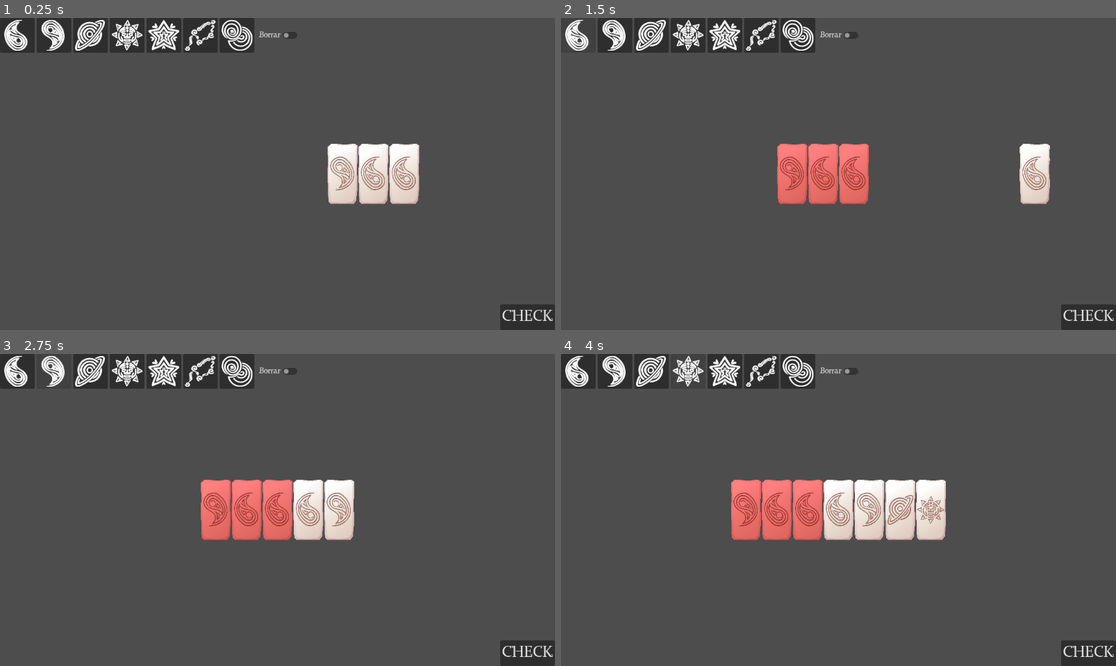
Above: before the commit, frames 1-4 (two rows, left to right).
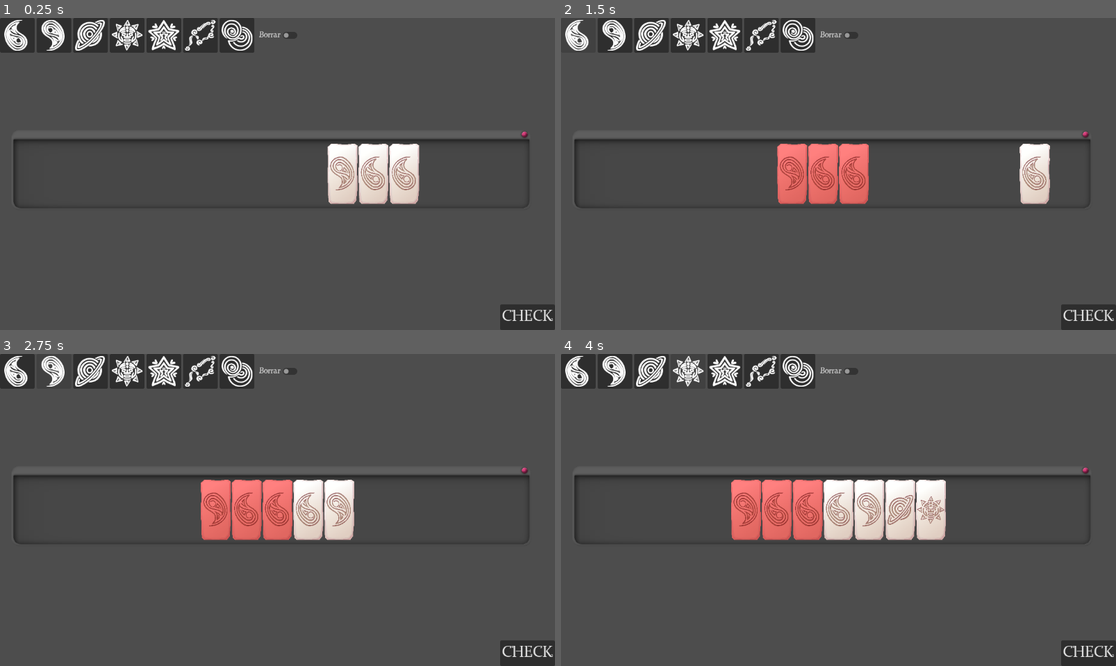
Above: after the commit, the same moments.

Repository: Wendfrey/minijam_210_astral
Game: Godot game, scene res://demo_world.tscn
Two runs of this game, one before a commit and one after it. Both use one fixed random seed, a clock stepped at 60 frames per second and the inputs below. This scene is started directly instead of the project's main scene.
Inputs (mouse positions are in pixels of both pictures, inside the frame that each line leads up to):
- Up to frame 1 (0.25 s): no input
- Up to frame 2 (1.5 s): click "CHECK" at 0.5 s; click (577, 36) at 1.27 s
- Up to frame 3 (2.75 s): click (55, 372) at 2 s
- Up to frame 4 (4 s): click (649, 372) at 2.75 s; click (688, 372) at 3.5 s

The runs differ from the first frame. In frame 1, 0.9% of the frame differs, in the area x 2-96%, y 36-61%; in frame 2, 0.9%; in frame 3, 0.9%; in frame 4, 0.9%.

Commit message:
Nuestro nuevo OS MayaDOS

Diff:
--- a/minijam-210-astral/Scenes/Nivel.tscn
+++ b/minijam-210-astral/Scenes/Nivel.tscn
@@ -2,6 +2,7 @@
 
 [ext_resource type="Script" uid="uid://dp4el8r0ad4ik" path="res://Scenes/interact.gd" id="1_cxw1l"]
 [ext_resource type="PackedScene" uid="uid://csjyu5taxo1po" path="res://test_world.tscn" id="1_neig4"]
+[ext_resource type="Texture2D" uid="uid://ddrie1w0cupkp" path="res://assets/img/mayados.png" id="3_i2q11"]
 [ext_resource type="PackedScene" uid="uid://cxqlpip4dl8pm" path="res://assets/models/level.fbx" id="3_pvqg1"]
 [ext_resource type="Script" uid="uid://d2jihk5atxub7" path="res://scripts/LevelCameraControls.gd" id="4_c7umo"]
 [ext_resource type="Texture2D" uid="uid://duhyj44dwll5s" path="res://assets/img/stars.png" id="5_mr7q5"]
@@ -115,7 +116,7 @@
 tracks/2/interp = 1
 tracks/2/loop_wrap = true
 tracks/2/keys = {
-"times": PackedFloat32Array(0, 3),
+"times": PackedFloat32Array(0, 2.5333333),
 "transitions": PackedFloat32Array(1, 1),
 "update": 1,
 "values": [false, false]
@@ -516,10 +517,34 @@
 "update": 1,
 "values": [null]
 }
+tracks/23/type = "value"
+tracks/23/imported = false
+tracks/23/enabled = true
+tracks/23/path = NodePath("WorldEnvironment/level/Monitor/MonitorScreen/Screen/SubViewport/MayaDos:modulate")
+tracks/23/interp = 1
+tracks/23/loop_wrap = true
+tracks/23/keys = {
+"times": PackedFloat32Array(0),
+"transitions": PackedFloat32Array(1),
+"update": 0,
+"values": [Color(0, 0, 0, 1)]
+}
+tracks/24/type = "value"
+tracks/24/imported = false
+tracks/24/enabled = true
+tracks/24/path = NodePath("WorldEnvironment/level/Monitor/MonitorScreen/Screen/SubViewport/MayaDos:z_index")
+tracks/24/interp = 1
+tracks/24/loop_wrap = true
+tracks/24/keys = {
+"times": PackedFloat32Array(0),
+"transitions": PackedFloat32Array(1),
+"update": 1,
+"values": [3000]
+}
 
 [sub_resource type="Animation" id="Animation_8xpys"]
 resource_name = "start"
-length = 11.0
+length = 11.5
 tracks/0/type = "value"
 tracks/0/imported = false
 tracks/0/enabled = true
@@ -796,6 +821,30 @@
 "update": 1,
 "values": [null]
 }
+tracks/23/type = "value"
+tracks/23/imported = false
+tracks/23/enabled = true
+tracks/23/path = NodePath("WorldEnvironment/level/Monitor/MonitorScreen/Screen/SubViewport/MayaDos:modulate")
+tracks/23/interp = 1
+tracks/23/loop_wrap = true
+tracks/23/keys = {
+"times": PackedFloat32Array(8.874459, 9.02451, 9.260305, 9.4103565, 10.9, 11.4),
+"transitions": PackedFloat32Array(1, 1, 1, 1, 1, 1),
+"update": 0,
+"values": [Color(0, 0, 0, 1), Color(0, 0, 1, 1), Color(1, 0, 1, 1), Color(1, 1, 1, 1), Color(1, 1, 1, 1), Color(0.74509805, 0.39215687, 0.74509805, 1)]
+}
+tracks/24/type = "value"
+tracks/24/imported = false
+tracks/24/enabled = true
+tracks/24/path = NodePath("WorldEnvironment/level/Monitor/MonitorScreen/Screen/SubViewport/MayaDos:z_index")
+tracks/24/interp = 1
+tracks/24/loop_wrap = true
+tracks/24/keys = {
+"times": PackedFloat32Array(11.4, 11.5),
+"transitions": PackedFloat32Array(1, 1),
+"update": 1,
+"values": [3000, -2]
+}
 
 [sub_resource type="AnimationLibrary" id="AnimationLibrary_i2q11"]
 _data = {
@@ -837,6 +886,12 @@
 gui_embed_subwindows = true
 size = Vector2i(1280, 620)
 render_target_update_mode = 4
+
+[node name="MayaDos" type="Sprite2D" parent="WorldEnvironment/level/Monitor/MonitorScreen/Screen/SubViewport" unique_id=176295666]
+modulate = Color(0, 0, 0, 1)
+z_index = 3000
+scale = Vector2(1.3, 1)
+texture = ExtResource("3_i2q11")
 
 [node name="TestWorld" parent="WorldEnvironment/level/Monitor/MonitorScreen/Screen/SubViewport" unique_id=140087252 instance=ExtResource("1_neig4")]
 mouse_filter = 1
@@ -930,9 +985,9 @@
 anchor_right = 1.0
 anchor_bottom = 1.0
 offset_left = 44.0
-offset_top = 16.0
+offset_top = 3.0
 offset_right = -20.0
-offset_bottom = -113.0
+offset_bottom = -103.0
 grow_horizontal = 2
 grow_vertical = 2
 theme_override_styles/panel = SubResource("StyleBoxFlat_hyk74")
@@ -943,8 +998,9 @@
 anchor_right = 1.0
 anchor_bottom = 1.0
 offset_left = 41.0
+offset_top = -12.0
 offset_right = -20.0
-offset_bottom = -5.0
+offset_bottom = -67.0
 grow_horizontal = 2
 grow_vertical = 2
 bbcode_enabled = true
@@ -960,7 +1016,8 @@
 Triple [img width=45]res://assets/img/TinyIconA.png[/img] is not allowed
 The symbol of 13th position can't be the same as last position
 [img width=45]res://assets/img/TinyIconE.png[/img] position must be multiple of 3
-[img width=45]res://assets/img/TinyIconG.png[/img] must come in triplets"
+[img width=45]res://assets/img/TinyIconG.png[/img] must come in triplets
+[img width=45]res://assets/img/TinyIconB.png[/img] has a secret lover "
 
 [node name="BackButton" type="Button" parent="WorldEnvironment/Guide/SubViewport/Control/CanvasLayer/blackBg" unique_id=722056834]
 layout_mode = 1
@@ -968,9 +1025,9 @@
 anchor_right = 1.0
 anchor_bottom = 1.0
 offset_left = 438.0
-offset_top = 579.0
+offset_top = 573.0
 offset_right = -449.0
-offset_bottom = -20.0
+offset_bottom = -8.0
 theme_override_font_sizes/font_size = 24
 theme_override_styles/normal = SubResource("StyleBoxFlat_8xpys")
 theme_override_styles/hover = SubResource("StyleBoxFlat_i2q11")
--- /dev/null
+++ b/minijam-210-astral/assets/prefab/Ventana.tres
@@ -0,0 +1,14 @@
+[gd_resource type="StyleBoxTexture" format=3 uid="uid://beorh0uuf8ap2"]
+
+[ext_resource type="Texture2D" uid="uid://wsxy713fhwva" path="res://assets/img/ventanas.png" id="1_qygia"]
+
+[resource]
+texture = ExtResource("1_qygia")
+texture_margin_left = 16.0
+texture_margin_top = 30.0
+texture_margin_right = 30.0
+texture_margin_bottom = 16.0
+expand_margin_left = 6.0
+expand_margin_top = 20.0
+expand_margin_right = 6.0
+expand_margin_bottom = 6.0
--- a/minijam-210-astral/test_world.tscn
+++ b/minijam-210-astral/test_world.tscn
@@ -4,12 +4,21 @@
 [ext_resource type="Script" uid="uid://dvii7opwqnaf7" path="res://level_manager.gd" id="2_1lwx6"]
 [ext_resource type="Script" uid="uid://c8jcc5y7w1h2k" path="res://spacer.gd" id="2_gy3sr"]
 [ext_resource type="AudioStream" uid="uid://dnhaox7rn2hjp" path="res://Sounds/maracas_double.wav" id="4_dsnr4"]
+[ext_resource type="StyleBox" uid="uid://beorh0uuf8ap2" path="res://assets/prefab/Ventana.tres" id="5_lf0gk"]
 
 [node name="TestWorld" type="Control" unique_id=1608082381]
 layout_mode = 3
 anchors_preset = 0
 
 [node name="Camera2D" type="Camera2D" parent="." unique_id=947224256]
+
+[node name="Panel" type="Panel" parent="." unique_id=626347948]
+layout_mode = 0
+offset_left = -546.0
+offset_top = -71.0
+offset_right = 521.0
+offset_bottom = 69.0
+theme_override_styles/panel = ExtResource("5_lf0gk")
 
 [node name="Spacer" type="Node2D" parent="." unique_id=333636565]
 script = ExtResource("2_gy3sr")
Binary file added: minijam-210-astral/assets/img/mayados.png
Not shown, added: minijam-210-astral/assets/img/mayados.png.import
Binary file added: minijam-210-astral/assets/img/ventanas.png
Not shown, added: minijam-210-astral/assets/img/ventanas.png.import
Not shown, added: media/mayados.kra
Not shown, added: media/ventanas.kra
